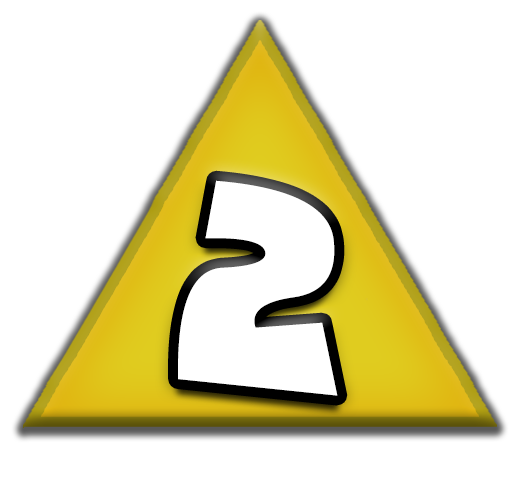
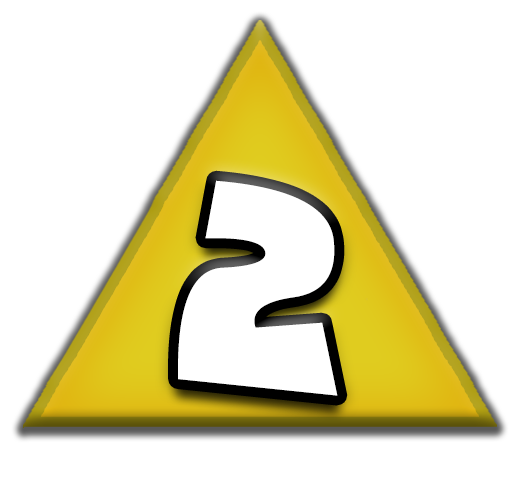
Layered file, before and after one edit (520×500). Changes by layer:
pixels changed over bbox(167, 242, 347, 421) (layer not identified)
